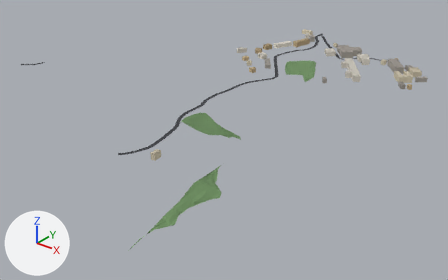
The glTF model public/tiles/tile_11_1.glb as it was, and as the next commit left it.
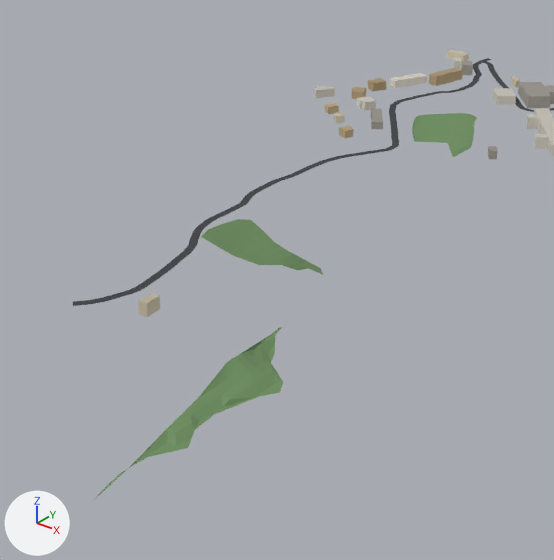
Each version appears first whole from a 50 mm lens placed at (2640.0, 6754.0, 470.0), pointed at (1954.0, 7611.0, -61.0), and next in a close-up on the part from 18% to 79% of the width and 2% to 100% of the height. Every picture has the same lights, and +X, +Y and +Z are marked at lower left. The older version's two pictures come first. Where no turn or scale is listed for an object, it has been applied to the vertices.

In view in the first close-up: 'bld_11_1', 'grn_11_1', 'road_11_1'.
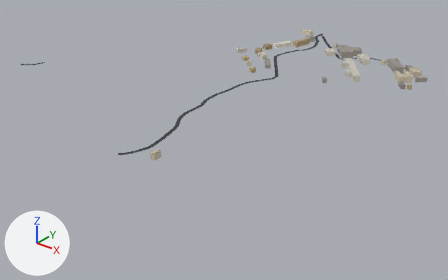
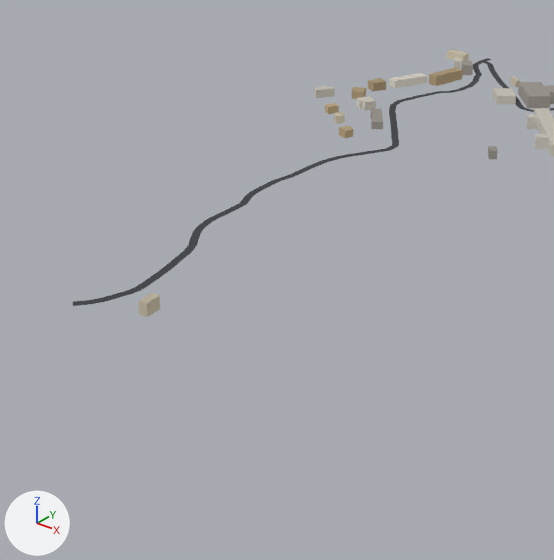
Scene script edits in JSON lines:
```json
{"op": "remove", "block": "ob_grn_11_1", "code": ["ob_grn_11_1 = bpy.data.objects.new('grn_11_1', me_grn_11_1)", "ob_grn_11_1.location = (2038.0, 7550.0, 21.0)"]}
```

Boxes (x1, y1, x2, y2) around the edits, measured in the close-ups (554 x 560 px):
```json
{"object": "grn_11_1", "change": "deleted", "before": [93, 113, 477, 501]}
```
